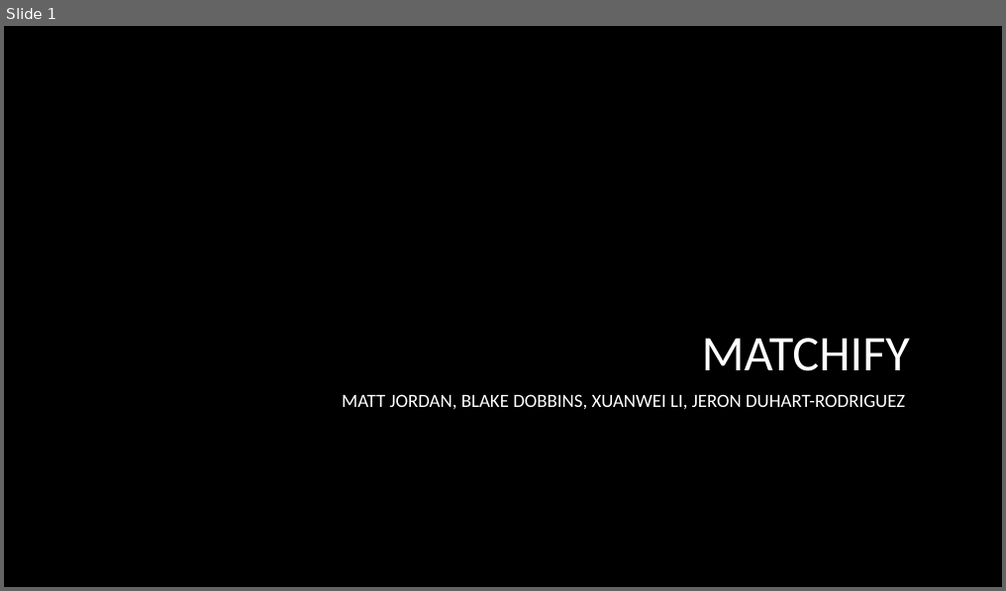
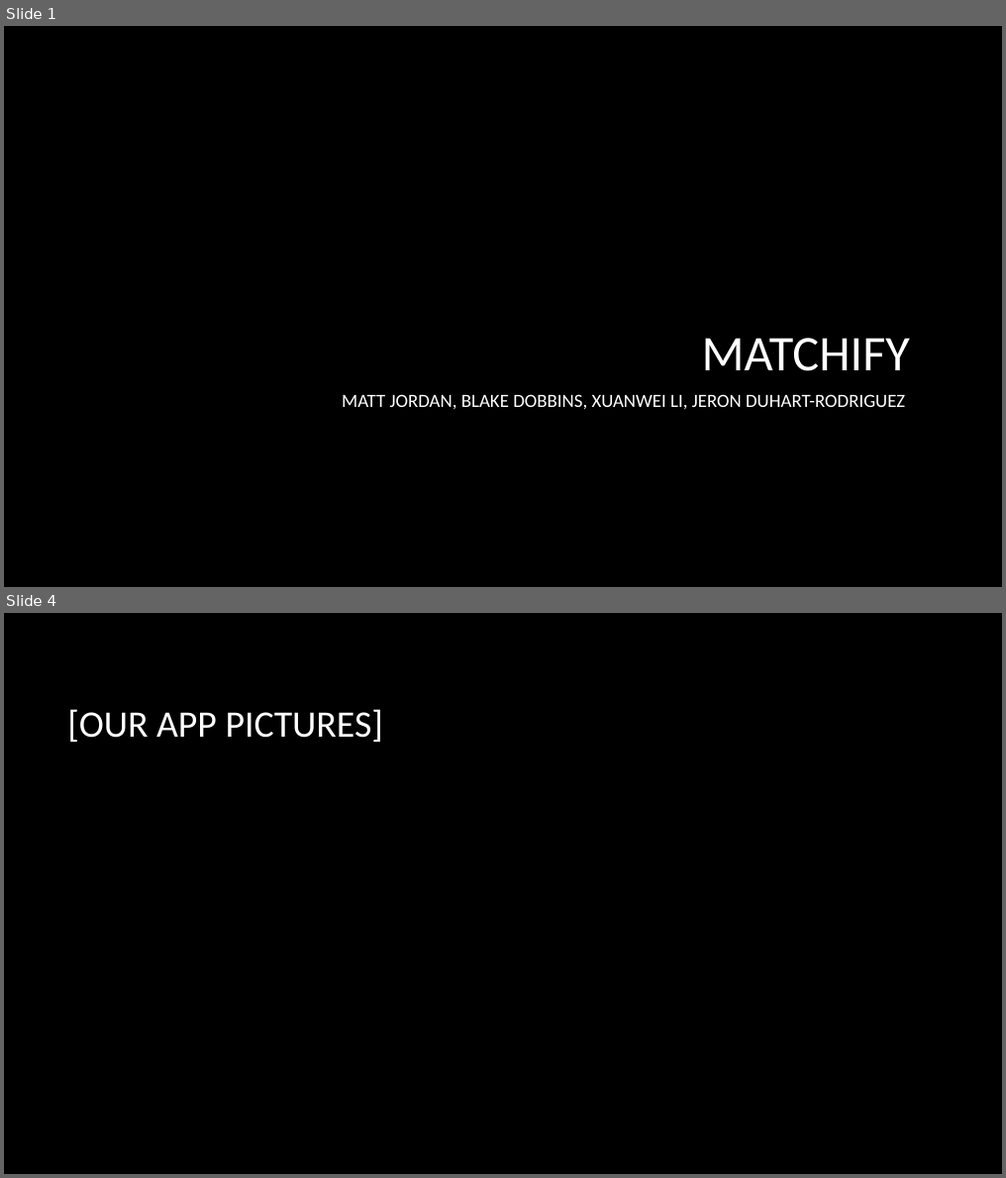
Before and after one commit to cal1bxr/Project2-Amplifire-Azura, a slide deck: MatchifyPres.pptx. Shown one above the other, each under a label of ours: slide 1 before the commit, slides 1 and 4 after it; the slides between them are not shown. The pictures are 1006x591 and 1006x1178 pixels, drawn with LibreOffice and Linux fonts; fonts in the diff are those of the drawing; background and template pictures are left out. Boxes give left, top, right and bottom in pixels: in the first picture for what was removed or moved away, otherwise in the second. Text is boxed around its words. In the diff, an @@ line names an element or a change of style, - is before the commit and + after.

```diff
--- a/MatchifyPres.pptx
+++ b/MatchifyPres.pptx
@@ slide 4 added at (4, 613, 1002, 1174), background picture (left out) @@
@@ title added at (67, 709, 383, 742), 36 pt, text #FFFFFF @@
+[OUR APP PICTURES]
```
Also in this commit, not shown: 4 other slides added, 1 slide removed.
